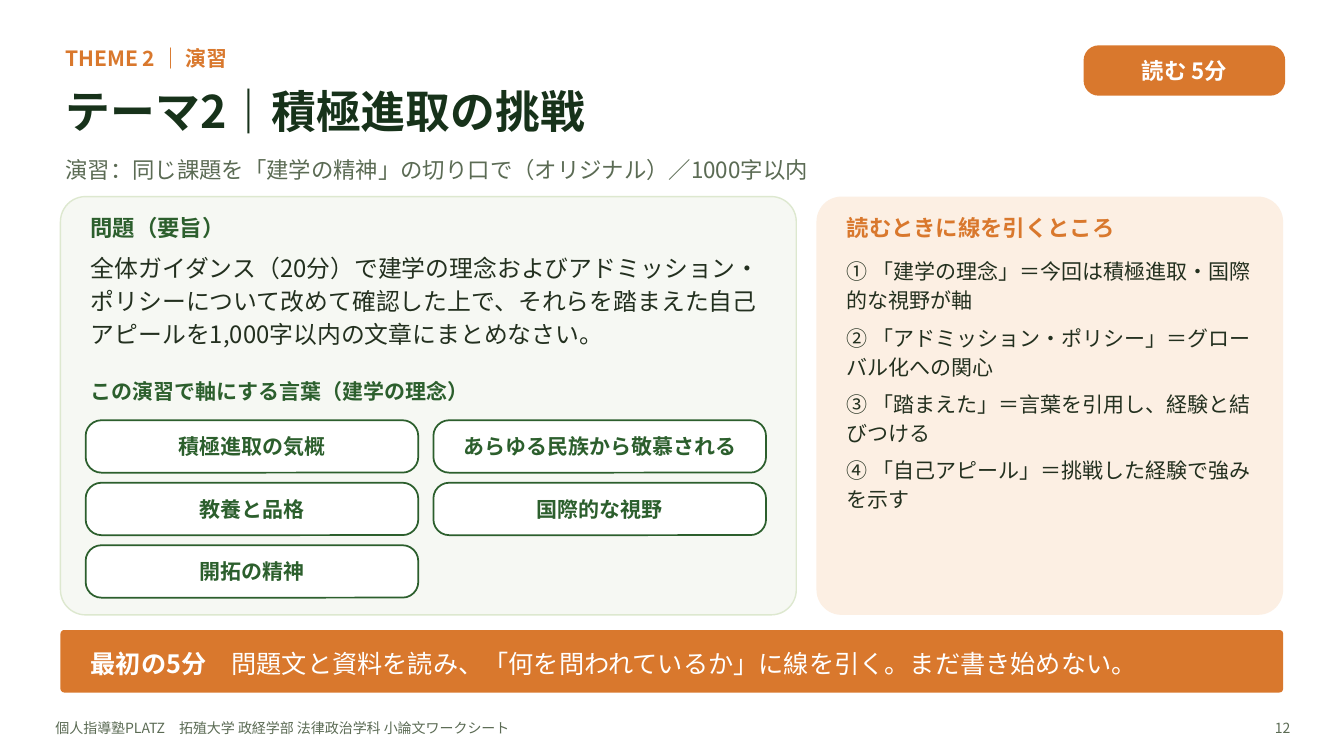
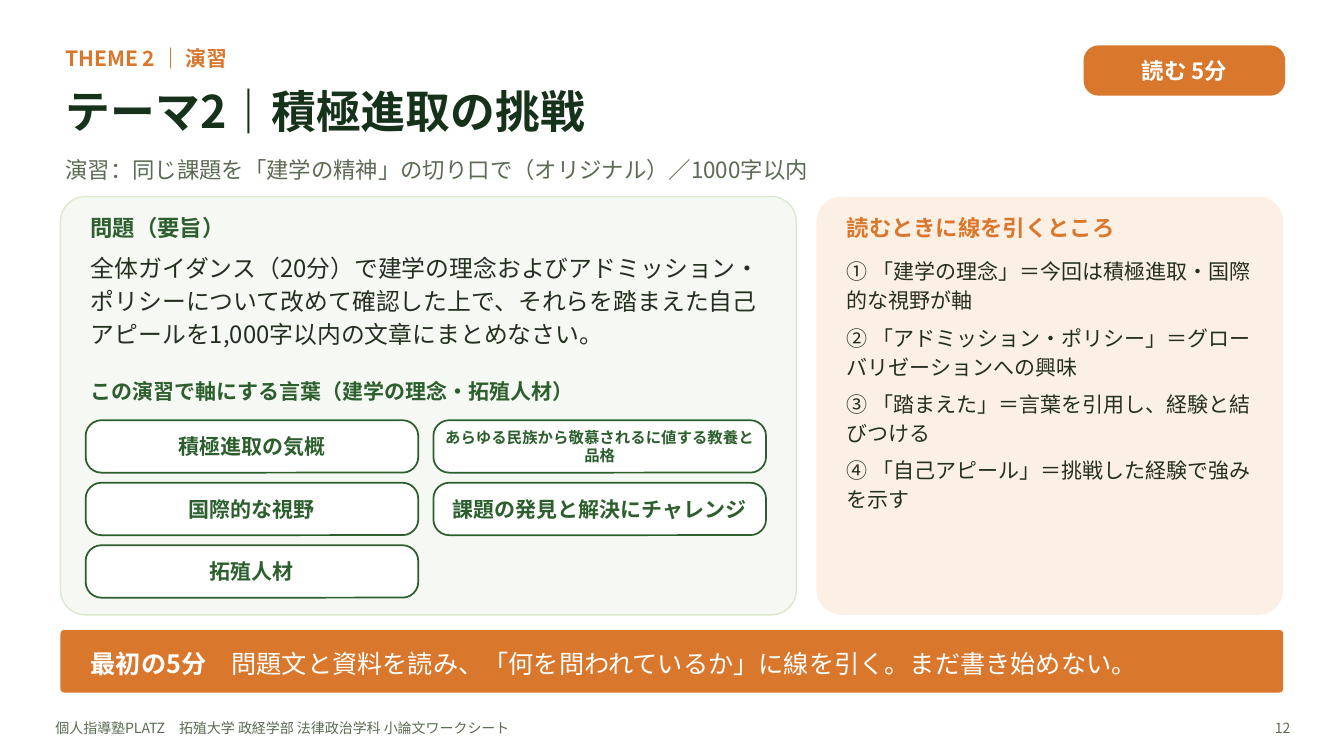
Before and after one commit to platzgod/PLATZAI-, a slide deck: slide 12 of 小論文添削（ショー）/ワークシート/拓殖大学_政経学部法律政治学科/拓殖大学_政経学部法律政治学科_小論文ワークシート.pptx. Drawn at 1344x756 pixels with LibreOffice and Linux fonts; fonts in the diff are those of the drawing. Boxes give left, top, right and bottom in pixels: in the first picture for what was removed or moved away, otherwise in the second. Text is boxed around its words. In the diff, an @@ line names an element or a change of style, - is before the commit and + after.

```diff
--- a/小論文添削（ショー）/ワークシート/拓殖大学_政経学部法律政治学科/拓殖大学_政経学部法律政治学科_小論文ワークシート.pptx
+++ b/小論文添削（ショー）/ワークシート/拓殖大学_政経学部法律政治学科/拓殖大学_政経学部法律政治学科_小論文ワークシート.pptx
@@ text at (847,328,1250,377): text changed @@
-② 「アドミッション・ポリシー」＝グローバル化への関心
+② 「アドミッション・ポリシー」＝グローバリゼーションへの興味
@@ text at (91,381,574,401): text changed @@
-この演習で軸にする言葉（建学の理念）
+この演習で軸にする言葉（建学の理念・拓殖人材）
@@ text in rounded rectangle at (445,430,754,463): text changed; size 15 to 11 pt @@
-あらゆる民族から敬慕される
+あらゆる民族から敬慕されるに値する教養と品格
@@ text in rounded rectangle at (189,499,315,519): text changed @@
-教養と品格
+国際的な視野
@@ text in rounded rectangle at (453,499,747,519): text changed @@
-国際的な視野
+課題の発見と解決にチャレンジ
@@ text in rounded rectangle at (210,561,294,581): text changed @@
-開拓の精神
+拓殖人材
```
Also in this commit, not shown: 11 other slides changed, 6 other files.
